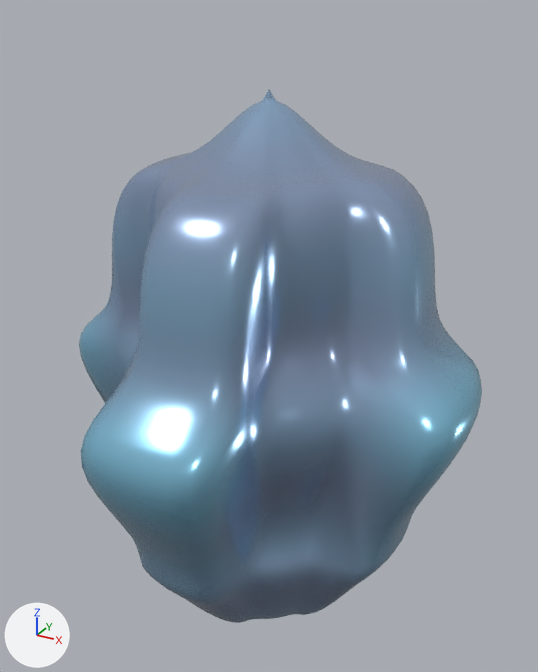
The glTF model Assets/Resources/Models3D/cf_10_lunar_oracle.glb: old version first, new version second.
Both versions are drawn from a 50 mm lens placed at (1.14, -2.08, 1.21), pointed at (-0.03, 0.05, 0.14). Arrows for +X, +Y and +Z are at lower left; the lights stay in place. The picture after the commit comes second.

The first picture shows 'Hi3D_cf_10_lunar_oracle_WatertightNode'.
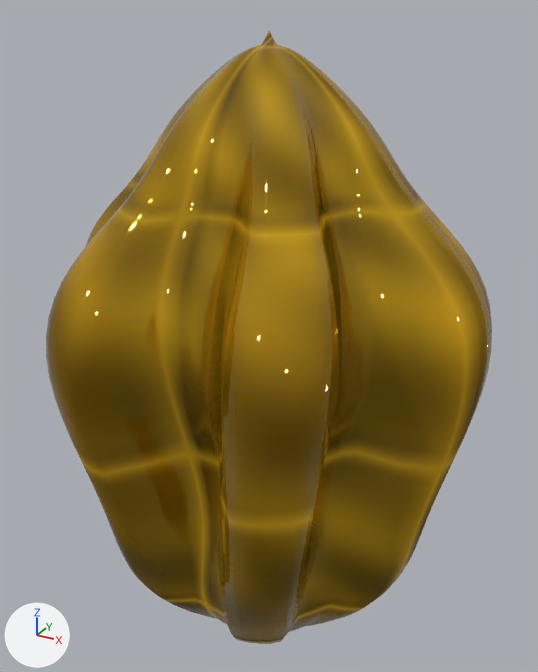
Boxes [x1, y1, x2, y2] around the edits, measured in the pictures (538 x 672 px; the box of a moved part takes in the faces that stretch with it):
'Hi3D_cf_10_lunar_oracle_WatertightNode', recoloured, reshaped (11% wider, 15% taller)
    before: [79, 90, 482, 623]
    after: [46, 31, 492, 644]
part 1 of me_hi3d_cf_10_lunar_oracle_manifoldmesh, moved or reshaped
    before: [79, 90, 482, 623]
    after: [46, 31, 492, 644]
part 2 of me_hi3d_cf_10_lunar_oracle_manifoldmesh, recoloured
    before: [79, 90, 482, 623]
    after: [46, 31, 492, 639]
part 3 of me_hi3d_cf_10_lunar_oracle_manifoldmesh, recoloured
    before: [106, 136, 422, 619]
    after: [46, 72, 418, 644]

Edits to the bpy script that builds the scene:
```text
Add img_cf_10_lunar_oracle_basecolor:
    img_cf_10_lunar_oracle_basecolor = load_image('cf_10_lunar_oracle_BaseColor', '_unpacked/cf_10_lunar_oracle_BaseColor', 64, 64, 'sRGB')
Add img_cf_10_lunar_oracle_normal:
    img_cf_10_lunar_oracle_normal = load_image('cf_10_lunar_oracle_Normal', '_unpacked/cf_10_lunar_oracle_Normal', 64, 64, 'Non-Color')
Add img_cf_10_lunar_oracle_emissive:
    img_cf_10_lunar_oracle_emissive = load_image('cf_10_lunar_oracle_Emissive', '_unpacked/cf_10_lunar_oracle_Emissive', 64, 64, 'sRGB')
Add img_cf_10_lunar_oracle_metallicroughness:
    img_cf_10_lunar_oracle_metallicroughness = load_image('cf_10_lunar_oracle_MetallicRoughness', '_unpacked/cf_10_lunar_oracle_MetallicRoughness', 64, 64, 'Non-Color')
Add mat_cardcraft_cf_10_lunar_oracle_pbrdelighted:
    mat_cardcraft_cf_10_lunar_oracle_pbrdelighted = bpy.data.materials.new('CardCraft_cf_10_lunar_oracle_PBRDelighted')
    # colours: yellow #c5b66f, yellow #f5eb9a, mixed with the vertex colours
    # uses the picture img_cf_10_lunar_oracle_basecolor
    # uses the picture img_cf_10_lunar_oracle_emissive
    # uses the picture img_cf_10_lunar_oracle_metallicroughness
    # uses the picture img_cf_10_lunar_oracle_normal
Change me_hi3d_cf_10_lunar_oracle_manifoldmesh:
    used by ob_hi3d_cf_10_lunar_oracle_watertightnode; location = (0.0, 0.0, 0.0)
    remove me_hi3d_cf_10_lunar_oracle_manifoldmesh.from_pydata(...)  # 4034 vertices, 8064 faces; spans x -0.73..0.73, y -0.8..0.8, z -0.9..0.98
    remove me_hi3d_cf_10_lunar_oracle_manifoldmesh.materials.append(mat_hi3d_cf_10_lunar_oracle_pbrdelighted)
    add me_hi3d_cf_10_lunar_oracle_manifoldmesh.from_pydata(...)  # 4034 vertices, 8064 faces; spans x -0.74..0.74, y -0.71..0.71, z -1.15..1.15
    me_hi3d_cf_10_lunar_oracle_manifoldmesh part 1: 4034 of 4034 vertices moved; they spanned x -0.73..0.73, y -0.8..0.8, z -0.9..0.98 and now span x -0.74..0.74, y -0.71..0.71, z -1.15..1.15; mean shift (0.0, 0.0, 0.0)
    me_hi3d_cf_10_lunar_oracle_manifoldmesh part 2: 5560 faces centred in x -0.72..0.72, y -0.8..0.8, z -0.9..0.96 are repainted in the vertex colours; the middle colour goes from blue #b2cfe2 to beige #e9d1a7
    me_hi3d_cf_10_lunar_oracle_manifoldmesh part 3: 2504 faces centred in x -0.48..0.48, y -0.53..0.53, z -0.73..0.84 are repainted in the vertex colours; the middle colour goes from pale blue #b1bed1 to beige #e8d1a7
    add me_hi3d_cf_10_lunar_oracle_manifoldmesh.materials.append(mat_cardcraft_cf_10_lunar_oracle_pbrdelighted)
```
